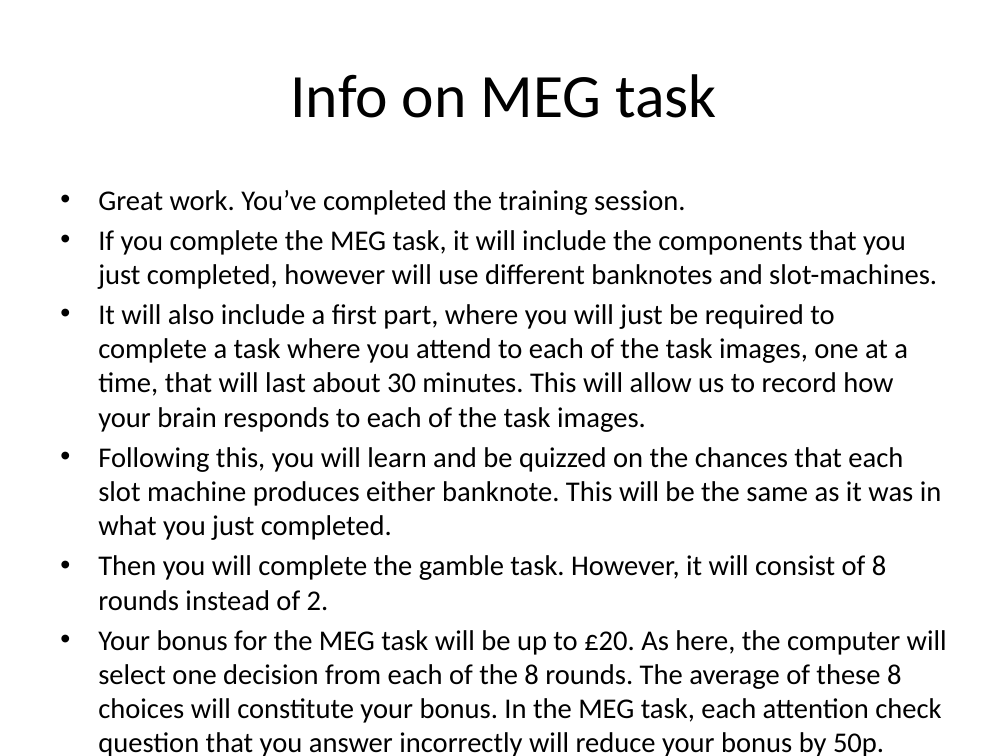
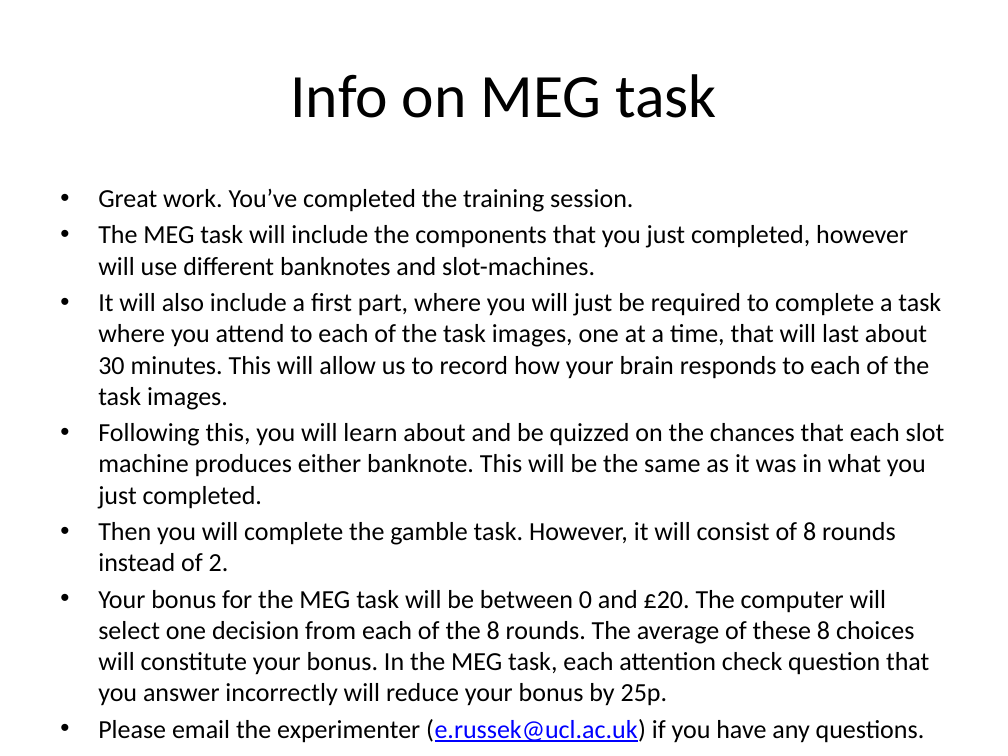
Before and after one commit to evanrussek/Gamble_Task_browser, a slide deck: slide 13 of public/Practice_Task2/Stimuli/uws_instr_slides_ver2.pptx. Drawn at 1008x756 pixels with LibreOffice and Linux fonts; fonts in the diff are those of the drawing. Boxes give left, top, right and bottom in pixels: in the first picture for what was removed or moved away, otherwise in the second. Text is boxed around its words. In the diff, an @@ line names an element or a change of style, - is before the commit and + after.

```diff
--- a/public/Practice_Task2/Stimuli/uws_instr_slides_ver2.pptx
+++ b/public/Practice_Task2/Stimuli/uws_instr_slides_ver2.pptx
@@ text at (x1=98, y1=189, x2=941, y2=572): size 20.4 to 18.6 pt in "Great work. You’ve completed the training session.", "It will also include a first part, ...", "Then you will complete the gamble task. ..." @@
@@ text at (x1=98, y1=225, x2=908, y2=275): text changed; size 20.4 to 18.6 pt @@
-• If you complete the MEG task, it will include the components that you just completed, however will use different banknotes and slot-machines.
+• The MEG task will include the components that you just completed, however will use different banknotes and slot-machines.
@@ text at (x1=98, y1=423, x2=945, y2=509): text changed; size 20.4 to 18.6 pt @@
-• Following this, you will learn and be quizzed on the chances that each slot machine produces either banknote. This will be the same as it was in what you just completed.
+• Following this, you will learn about and be quizzed on the chances that each slot machine produces either banknote. This will be the same as it was in what you just completed.
@@ text at (x1=98, y1=590, x2=929, y2=743): text changed; size 20.4 to 18.6 pt @@
-• Your bonus for the MEG task will be up to £20. As here, the computer will select one decision from each of the 8 rounds. The average of these 8 choices will constitute your bonus. In the MEG task, each attention check question that you answer incorrectly will reduce your bonus by 50p.
+• Your bonus for the MEG task will be between 0 and £20. The computer will select one decision from each of the 8 rounds. The average of these 8 choices will constitute your bonus. In the MEG task, each attention check question that you answer incorrectly will reduce your bonus by 25p.
+• Please email the experimenter (e.russek@ucl.ac.uk) if you have any questions.
```
Also in this commit, not shown: 3 other slides changed, 1 slide added, 29 other files.
